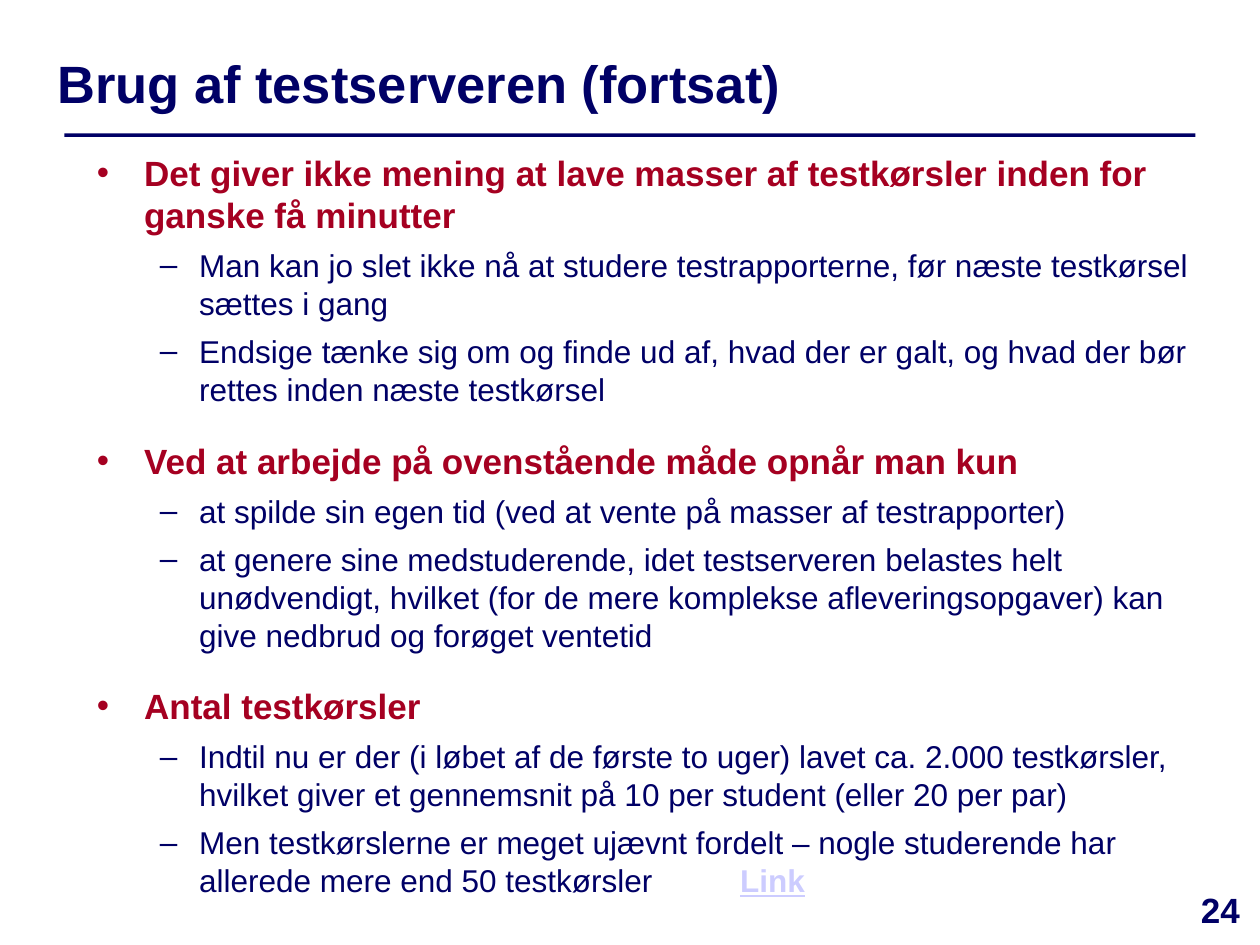
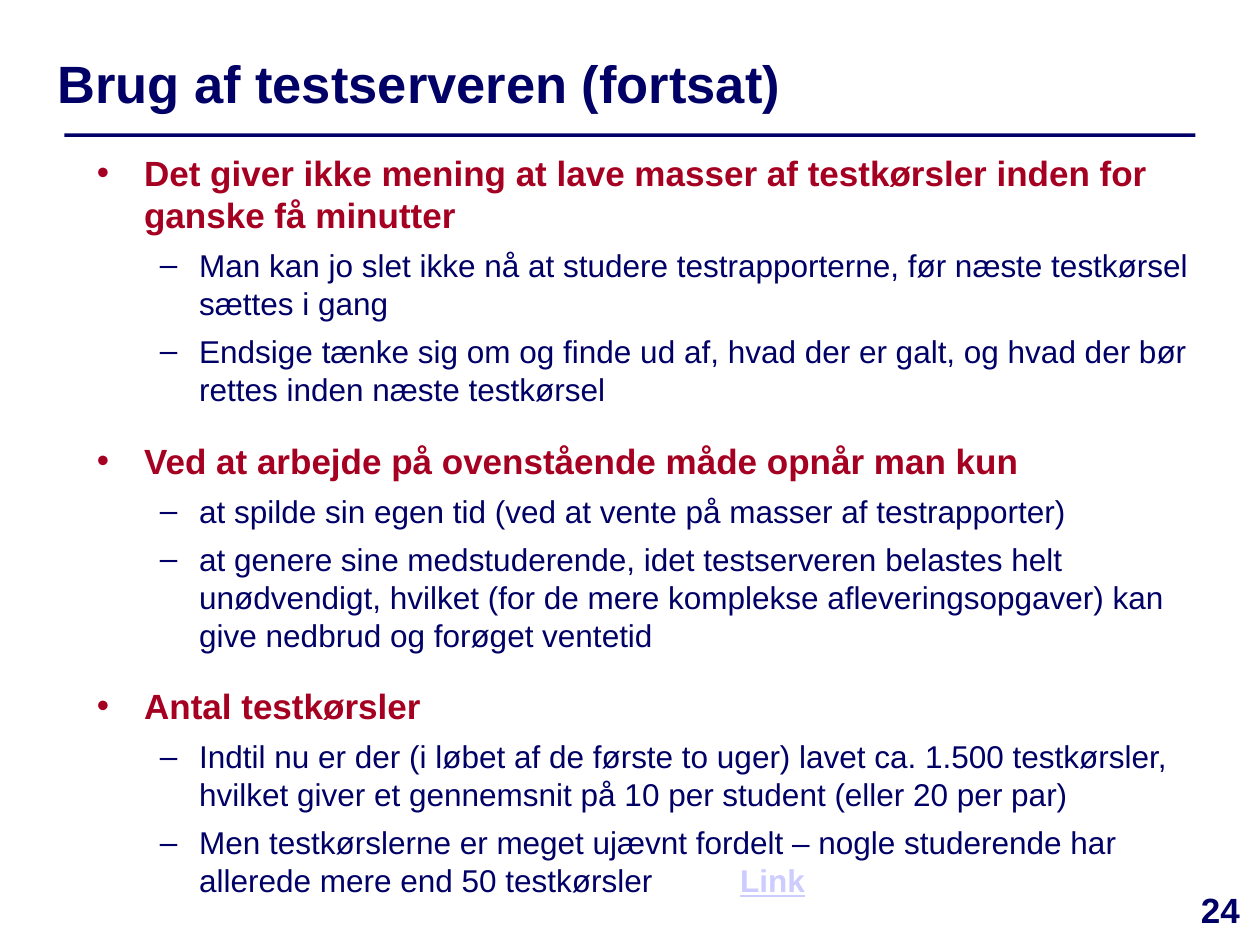
Before and after one commit to IntProgAU/Materiale, a slide deck: slide 24 of web/e25/uge_3a/Slides-Uge3-Mandag.pptx. Drawn at 1260x945 pixels with LibreOffice and Linux fonts; fonts in the diff are those of the drawing. Boxes give left, top, right and bottom in pixels: in the first picture for what was removed or moved away, otherwise in the second. Text is boxed around its words. In the diff, an @@ line names an element or a change of style, - is before the commit and + after.

```diff
--- a/web/e25/uge_3a/Slides-Uge3-Mandag.pptx
+++ b/web/e25/uge_3a/Slides-Uge3-Mandag.pptx
@@ text at (x1=199, y1=745, x2=1167, y2=812): text changed @@
-  – Indtil nu er der (i løbet af de første to uger) lavet ca. 2.000 testkørsler, hvilket giver et gennemsnit på 10 per student (eller 20 per par)
+  – Indtil nu er der (i løbet af de første to uger) lavet ca. 1.500 testkørsler, hvilket giver et gennemsnit på 10 per student (eller 20 per par)
```
Also in this commit, not shown: 1 other slide changed, 1 other file.
